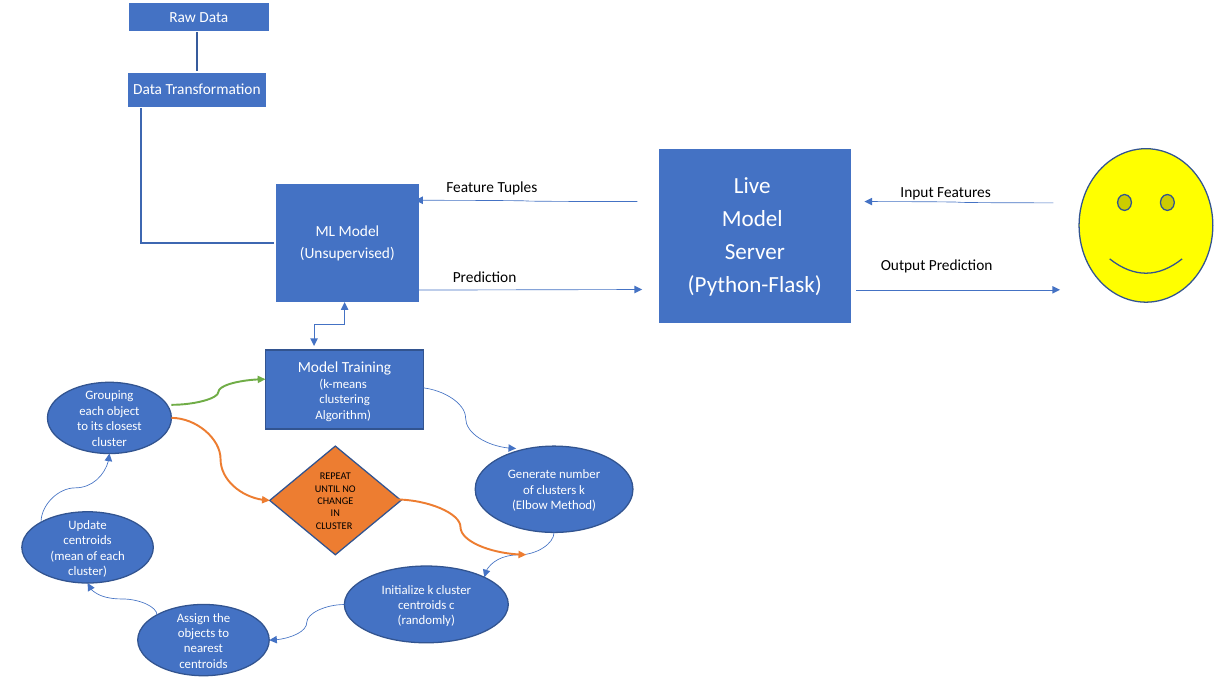
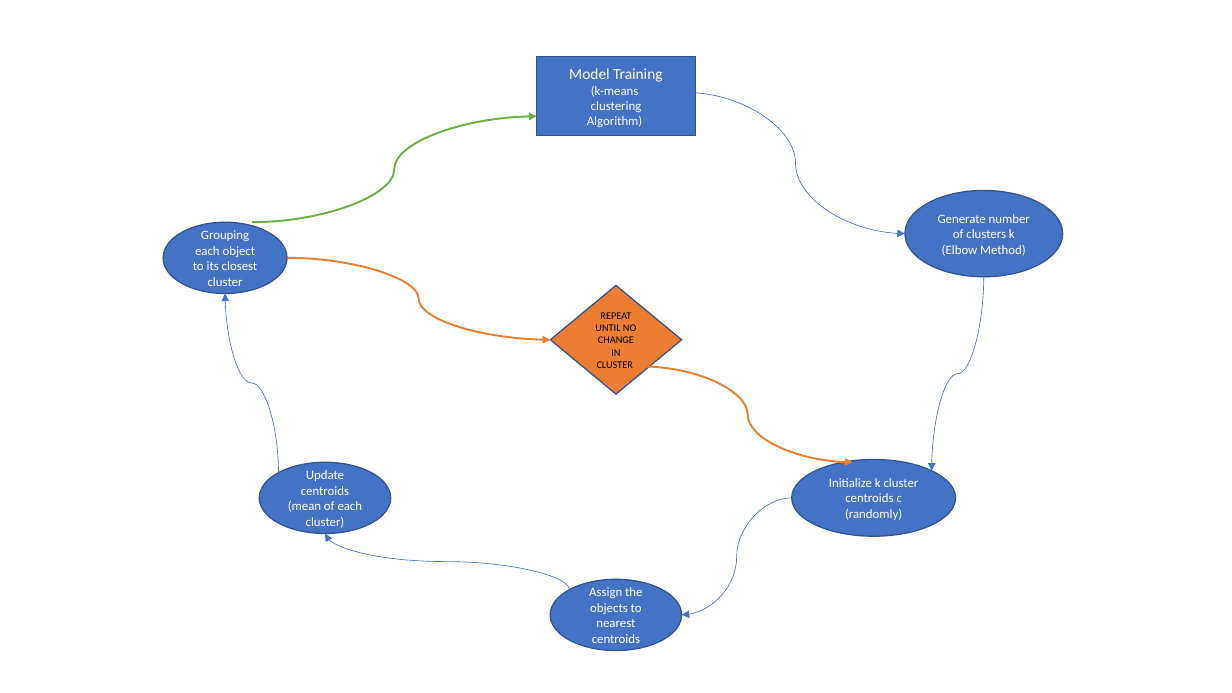
Before and after one commit to eldridgesje/final-project, a slide deck: slide 1 of ml_workflow.pptx. Drawn at 1232x693 pixels with LibreOffice and Linux fonts; fonts in the diff are those of the drawing. Boxes give left, top, right and bottom in pixels: in the first picture for what was removed or moved away, otherwise in the second. Text is boxed around its words. In the diff, an @@ line names an element or a change of style, - is before the commit and + after.

```diff
--- a/ml_workflow.pptx
+++ b/ml_workflow.pptx
@@ rectangle "Model Training": place and size @@
-rectangle "Model Training" at (265,350,424,430)
+rectangle "Model Training" at (537,56,696,136)
@@ curved arrow moved from (172, 405) - (265, 379) to (252, 223) - (537, 116) @@
@@ curved arrow moved from (415, 387) - (517, 448) to (687, 92) - (905, 234) @@
@@ smiley face removed at (1080,149,1214,302) @@
@@ group removed at (128,3,852,323): 4 rectangles, 4 texts, 2 freeform shapes @@
-Raw Data
-Data Transformation
-ML Model
-(Unsupervised)
-Live
-Model
-Server
-(Python-Flask)
@@ curved arrow removed from (638, 201) to (415, 201) @@
@@ text removed at (446,181,538,195) @@
-Feature Tuples
@@ curved arrow removed from (1054, 203) to (865, 201) @@
@@ text removed at (900,187,991,200) @@
-Input Features
@@ ellipse "Generate number of clusters k": place and size @@
-ellipse "Generate number of clusters k" at (475,446,633,532)
+ellipse "Generate number of clusters k" at (905,190,1063,276)
@@ ellipse "Grouping each object to its ...": place and size @@
-ellipse "Grouping each object to its ..." at (47,383,171,454)
+ellipse "Grouping each object to its ..." at (164,223,287,294)
@@ curved arrow moved from (172, 418) - (270, 501) to (287, 258) - (551, 340) @@
@@ text removed at (881,259,993,273) @@
-Output Prediction
@@ curved arrow moved from (41, 522) - (109, 454) to (278, 473) - (226, 294) @@
@@ arrow removed from (415, 290) to (642, 289) @@
@@ text removed at (453,271,517,282) @@
-Prediction
@@ diamond "REPEAT UNTIL NO CHANGE IN ...": place and size @@
-diamond "REPEAT UNTIL NO CHANGE IN ..." at (270,446,401,555)
+diamond "REPEAT UNTIL NO CHANGE IN ..." at (551,286,682,395)
@@ arrow removed from (857, 290) to (1060, 290) @@
@@ curved arrow moved from (555, 532) - (484, 578) to (984, 277) - (932, 470) @@
@@ elbow double arrow removed from (345, 302) to (314, 346) @@
@@ curved arrow moved from (395, 500) - (527, 555) to (643, 367) - (853, 462) @@
@@ ellipse "Update centroids": place and size @@
-ellipse "Update centroids" at (22,512,153,583)
+ellipse "Update centroids" at (260,462,391,533)
@@ ellipse "Initialize k cluster centroids c": place and size @@
-ellipse "Initialize k cluster centroids c" at (345,567,508,643)
+ellipse "Initialize k cluster centroids c" at (792,459,956,536)
@@ curved arrow moved from (345, 604) - (269, 640) to (792, 498) - (682, 615) @@
@@ curved arrow moved from (157, 615) - (88, 583) to (569, 590) - (325, 533) @@
@@ ellipse "Assign the objects to nearest ...": place and size @@
-ellipse "Assign the objects to nearest ..." at (138,604,269,676)
+ellipse "Assign the objects to nearest ..." at (550,579,681,651)
```
Also in this commit, not shown: 30 other files.
